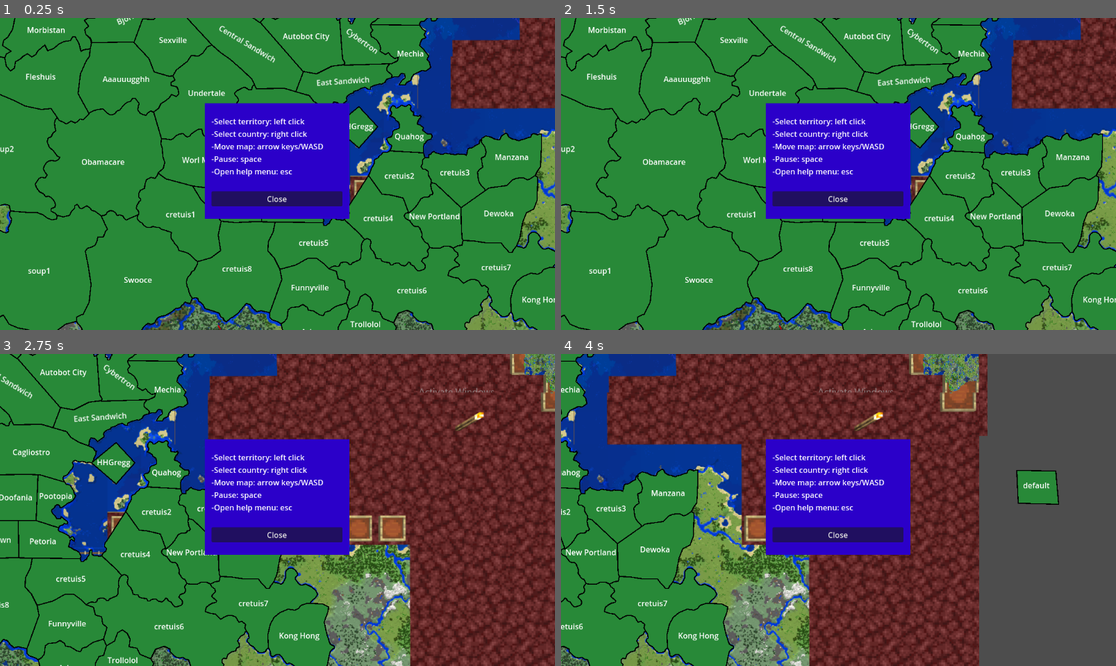
Above: before the commit, frames 1-4 (two rows, left to right).
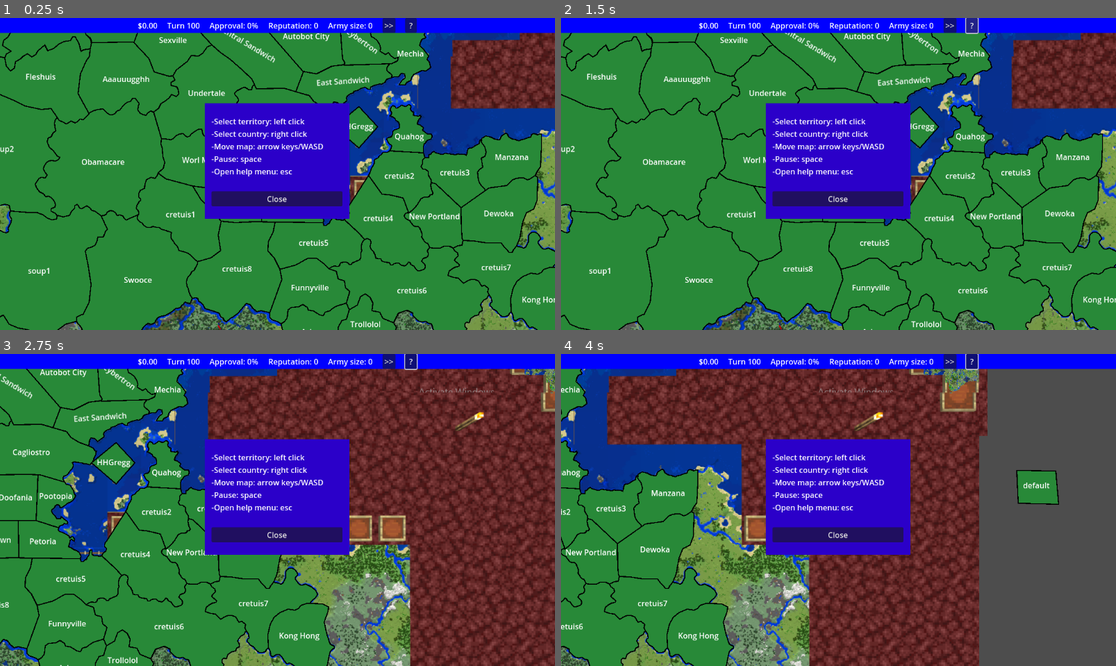
Above: after the commit, the same moments.

Repository: LN-Studios/silly-continent
Game: Godot game, scene res://scenes/root.tscn
The game is run twice, just before and just after one commit, with the same random seed, the same clock (stepped at 60 frames per second) and the same inputs.
Inputs (mouse positions are in pixels of both pictures, inside the frame that each line leads up to):
- Up to frame 1 (0.25 s): no input
- Up to frame 2 (1.5 s): click (949, 24) at 0.5 s, where only the run after the commit has a clickable ">>"; click (971, 24) at 1.25 s, where only the run after the commit has a clickable "?"
- Up to frame 3 (2.75 s): tap Enter at 2 s; move the mouse to (399, 494) at 2.02 s; hold Right (right) from 2.03 s (still down); hold Right mouse button (click-right) from 2.03 s (still down); click (399, 494) at 2.17 s
- Up to frame 4 (4 s): release Right (right) at 2.75 s; release Right mouse button (click-right) at 2.75 s; drag from (727, 525) to (810, 572) at 2.77 s; tap Space (space) at 3.5 s; move the mouse to (894, 441) at 3.52 s; hold Right (right) from 3.53 s (still down); hold Right mouse button (click-right) from 3.53 s (still down); click (894, 441) at 3.67 s

The runs differ from the first frame. In frame 1, 4.9% of the frame differs, in the area x 0-100%, y 0-5%; in frame 2, 4.9%; in frame 3, 4.9%, in the area x 0-100%, y 0-36%; in frame 4, 4.9%.
Error before the commit: Invalid call. Nonexistent function 'set_effects' in base 'Nil'. (res://class/territory.gd:45)
Error after the commit: Invalid assignment of property or key 'color' with value of type 'Color' on a base object of type 'PanelContainer'. (res://menu/menu_country.gd:34)

Commit message:
entity infrastructure cleanup

Diff:
--- a/silly-continent/class/country.gd
+++ b/silly-continent/class/country.gd
@@ -1,18 +1,17 @@
-class_name Country extends Object
+class_name Country extends Entity
 
-
-var data = {
+var country_data = {
 	name = "country",
 	color = Color.WHITE,
-	govt = null,
+	capital_id = 0,
+	govt_id = 0,
 	reputation = 0,
 	approval = 0,
-	capital = null,
-	is_cpu = true,
 	balance = 0,
 	profit = 0,
 	population = 0,
 	army = 0,
+	is_cpu = true,
 }
 
 var mods = {
@@ -26,11 +25,17 @@
 
 const army_pop_scale = 0.2
 
-func _ready():
-	SignalBus.new_turn.connect(_turn)
+func _init(in_data = {}):
+	data.merge(country_data, true)
+	data.merge(in_data, true)
 	mods.approval.set_const("Base", 0.5)
-	if (!get_capital()): set_capital(get_largest_terr())
-	get_govt().set_effects(self)
+	#if (!get_capital()): set_capital(get_largest_terr())
+	#get_govt().set_effects(self)
+	super(Lib.countries)
+
+func connect_entities():
+	data.capital = Lib.get_territ(data.capital_id)
+	data.govt = Lib.get_govt(data.govt_id)
 
 func _turn(turn):
 	compile_terr_tax()
@@ -163,7 +168,7 @@
 	return largest
 
 func is_unclaimed():
-	return get_govt().get_gtName() == "Unclaimed"
+	return get_govt().get_name() == "Unclaimed"
 
 func mod_purge(name: String):
 	for mod in mods:
--- /dev/null
+++ b/silly-continent/class/entity.gd
@@ -0,0 +1,23 @@
+class_name Entity extends Object
+
+var data = {
+	id = 0,
+	name = "blank entity"
+}
+
+func _init(lib_dict: Dictionary):
+	SignalBus.new_turn.connect(_turn)
+	SignalBus.finish_ready.connect(connect_entities)
+	Lib.add_item(self, lib_dict)
+
+func _turn(_turn_number):
+	pass
+
+func connect_entities():
+	pass
+
+func get_id() -> int:
+	return data.id
+
+func get_name() -> String:
+	return data.get("name", "name not found")
--- a/silly-continent/class/govt_type.gd
+++ b/silly-continent/class/govt_type.gd
@@ -1,12 +1,13 @@
-class_name GovtType extends Node
+class_name GovtType extends Entity
 
-var gt_name: String
+var govt_data = {
+	name = "govt type"
+}
 
-func get_gtName():
-	return gt_name
-
-func set_gtName(name):
-	gt_name = name
+func _init(in_data = {}):
+	data.merge(govt_data, true)
+	data.merge(in_data, true)
+	super(Lib.govts)
 
 func set_effects(c: Country):
 	pass
--- a/silly-continent/class/terrain.gd
+++ b/silly-continent/class/terrain.gd
@@ -1,14 +1,13 @@
-class_name Terrain extends Object
+class_name Terrain extends Entity
 
-var data = {
+var terrain_data = {
 	name = "terrain"
 }
 
-func get_name():
-	return data.name
-
-func set_name(name: String):
-	data.name = name
+func _init(in_data = {}):
+	data.merge(terrain_data, true)
+	data.merge(in_data, true)
+	super(Lib.terrains)
 
 func set_effects(_ty: Territory):
 	pass
--- a/silly-continent/class/territory.gd
+++ b/silly-continent/class/territory.gd
@@ -1,6 +1,6 @@
-class_name Territory extends Object
+class_name Territory extends Entity
 
-var popChange: float
+var pop_change: float
 
 const tax_pop_scale = .0003
 const cost_dist_scale = .0001
@@ -10,11 +10,11 @@
 
 var node: TerrainNode
 
-var data = {
-	name = "",
-	population = 99,
-	country = null,
-	terrain = null,
+var territ_data = {
+	name = "territory",
+	population = 0,
+	country_id = 0,
+	terrain_id = 0,
 }
 
 var mods = {
@@ -25,27 +25,34 @@
 func get_size():
 	var size = ""
 	var pop_mod = get_pop_mod()
-	if (get_population() < 250): #0-249
+	if (get_population() < 250):	#0-249
 		size = "Wilderness"
 		pop_mod.set_mod(size, -0.2)
-	elif(get_population() < 1000): #250-999
+	elif(get_population() < 1000):	#250-999
 		size = "Outskirts"
 		pop_mod.set_mod(size, -0.1)
-	elif(get_population() < 10000): #1000-9999
+	elif(get_population() < 10000):	#1000-9999
 		size = "Village"
 		pop_mod.set_mod(size, 0.1)
 	else:
-		size = "City" #10,000+
+		size = "City"				#10,000+
 		pop_mod.set_mod(size, 0.2)
 	return size.to_lower()
 
-func _init():
-	#connect signals
-	SignalBus.new_turn.connect(_turn)
-	data.terrain.set_effects(self)
+func _init(in_data = {}):
+	data.merge(territ_data, true)
+	data.merge(in_data, true)
+	var terr = data.get("terrain")
+	if (terr):
+		terr.set_effects(self)
+	super(Lib.territs)
 
 func _turn(turn):
 	set_population()
+
+func connect_entities():
+	data.country = Lib.get_country(data.country_id)
+	data.terrain = Lib.get_terrain(data.terrain_id)
 
 func get_name() -> String:
 	return data.name
@@ -57,16 +64,16 @@
 	return get_terrain().get_name()
 
 func get_country() -> Country:
-	return data.country
+	return data.get("country", null)
 
 # population modifiers
 func get_pop_mod() -> Modifier:
 	return mods.pop
 
-func get_pop():
-	return data.population
+func get_pop() -> int:
+	return data.get("population", 0)
 
-func get_population():
+func get_population() -> int:
 	return get_pop()
 
 func get_pop_change():
@@ -74,7 +81,7 @@
 
 func set_population():
 	var pop_mod = get_pop_mod()
-	pop_mod.set_const("National economy", get_country().get_profit() * pop_natl_econ_scale)
+	pop_mod.set_const("National economy", get_country().get_profit() * pop_natl_econ_scale if has_country() else 0)
 	pop_mod.set_const("Local economy", get_profit() * pop_local_econ_scale)
 	data.population += pop_mod.compile()
 	if get_population() < 0:
@@ -93,12 +100,11 @@
 	tax_mod.set_const("Population", get_population() * tax_pop_scale)
 	tax_mod.set_const("Distance to capital", -(get_capital_distance() * cost_dist_scale * (get_population() * cost_pop_scale)))
 
-
 func get_position():
 	return node.get_position()
 
 func get_capital_distance():
-	if (get_country().is_unclaimed()): return 0
+	if (!has_country()): return 0
 	return get_position().distance_to(get_country().get_capital().get_position())
 
 func set_country(c):
@@ -107,9 +113,12 @@
 	if (c):
 		c.add_terr(self)
 
+func has_country() -> bool:
+	if (get_country() == null): return false
+	return get_country().is_unclaimed()
 
-func is_capital():
-	if (get_country().is_unclaimed()): return false
+func is_capital() -> bool:
+	if (!has_country()): return false
 	return get_country().get_capital() == self
 
 func mod_purge(effect_name: String):
--- a/silly-continent/global/signal_bus.gd
+++ b/silly-continent/global/signal_bus.gd
@@ -19,6 +19,8 @@
 #game signals
 signal finish_ready()
 signal game_start(country)
+signal pause()
+signal unpause()
 
 #scripted events
 signal spawn_exodus(rate)
--- a/silly-continent/library/lib.gd
+++ b/silly-continent/library/lib.gd
@@ -1,6 +1,37 @@
 class_name Lib extends Object
 
-static var territs = {}
-static var terrains = {}
 static var countries = {}
 static var govts = {}
+static var terrains = {}
+static var territs = {}
+
+static func add_item(item: Entity, dict: Dictionary, overwrite = false):
+	var key = item.data.name
+	if dict.has(key):
+		print("WARNING: %s already in lib" % key)
+		if (!overwrite): return
+	dict[item.get_id()] = item
+
+static func get_item(id: int, dict: Dictionary) -> Entity:
+	var item = dict.get(id, null)
+	if (!item):
+		print("Entity with ID %d not found" % id)
+	return item
+
+static func get_country(id):
+	return get_item(id, countries)
+
+static func get_govt(id):
+	return get_item(id, govts)
+
+static func get_terrain(id):
+	return get_item(id, terrains)
+
+static func get_territ(id):
+	return get_item(id, territs)
+
+static func add_defaults():
+	add_item(Country.new(), countries)
+	add_item(GovtType.new(), govts)
+	add_item(Terrain.new(), terrains)
+	add_item(Territory.new(), territs)
--- a/silly-continent/main/main.gd
+++ b/silly-continent/main/main.gd
@@ -15,6 +15,7 @@
 var tick: = 0
 var day = 1
 var year = 1
+var turn = 0
 var clockTicking = false
 var gameStarted = false
 
@@ -22,9 +23,8 @@
 	SignalBus.game_start.connect(_start)
 	SignalBus.pause.connect(_pause)
 	SignalBus.unpause.connect(_unpause)
-
-	SignalBus.new_turn.emit(day)
-	SignalBus.new_year.emit(year)
+	Lib.add_defaults()
+	#load default file data
 	SignalBus.finish_ready.emit()
 
 func _start(country):
--- a/silly-continent/menu/menu_country.gd
+++ b/silly-continent/menu/menu_country.gd
@@ -33,7 +33,7 @@
 		country = c
 		box.color = c.get_color()
 		nameLabel.text = "\n" + c.get_countryName() + "\n"
-		govtLabel.text = "\n" + c.get_govtType().get_gtName().capitalize()
+		govtLabel.text = "\n" + c.get_govtType().get_name().capitalize()
 		box.set_visible(true)
 		if (c.is_unclaimed()):
 			balanceLabel.set_visible(false)
--- a/silly-continent/project.godot
+++ b/silly-continent/project.godot
@@ -19,6 +19,19 @@
 
 SignalBus="*res://global/signal_bus.gd"
 Terms="*res://global/terms.gd"
+
+[file_customization]
+
+folder_colors={
+"res://class/": "pink",
+"res://countries/": "gray",
+"res://data/": "teal",
+"res://events/": "red",
+"res://global/": "blue",
+"res://menu/": "green",
+"res://scenes/": "purple",
+"res://util/": "orange"
+}
 
 [gui]
 
--- a/silly-continent/scenes/hud.tscn
+++ b/silly-continent/scenes/hud.tscn
@@ -90,13 +90,14 @@
 layout_mode = 2
 text = " ? "
 
-[node name="info boxes" type="PanelContainer" parent="Control/VBoxContainer"]
-layout_mode = 2
-size_flags_vertical = 3
+[node name="info boxes" type="HBoxContainer" parent="Control/VBoxContainer"]
+layout_mode = 2
+size_flags_vertical = 3
+mouse_filter = 2
 
 [node name="right box" type="PanelContainer" parent="Control/VBoxContainer/info boxes"]
 layout_mode = 2
-size_flags_horizontal = 8
+size_flags_horizontal = 0
 
 [node name="terr_box" type="ColorRect" parent="Control/VBoxContainer/info boxes/right box"]
 custom_minimum_size = Vector2(200, 0)
@@ -165,7 +166,7 @@
 
 [node name="left box" type="PanelContainer" parent="Control/VBoxContainer/info boxes"]
 layout_mode = 2
-size_flags_horizontal = 0
+size_flags_horizontal = 10
 size_flags_vertical = 3
 
 [node name="country_box" type="ColorRect" parent="Control/VBoxContainer/info boxes/left box"]
--- a/silly-continent/scenes/root.tscn
+++ b/silly-continent/scenes/root.tscn
@@ -590,7 +590,7 @@
 [node name="shape" type="Polygon2D" parent="map/cagliostro"]
 position = Vector2(359, 312)
 color = Color(0.156863, 0.537255, 0.219608, 1)
-polygon = PackedVector2Array(649, 259, 707, 258, 751, 271, 7 …(91 unchanged characters)… 0, 321, 816, 328, 814, 336, 811, 338, 806, 337, 800, 338, 797, 336, 791, 335, 787, 336, 782, 335, 777, 333, 773, 335, 771, 338, 773, 341, 773, 345, 771, 350 …(541 unchanged characters)…
+polygon = PackedVector2Array(649, 259, 707, 258, 751, 271, 7 …(91 unchanged characters)… 0, 321, 816, 328, 814, 336, 811, 338, 808, 342, 799, 340, 795, 340, 791, 338, 788, 338, 781, 337, 775, 336, 771, 338, 773, 341, 773, 345, 771, 350 …(541 unchanged characters)…
 
 [node name="label" type="Label" parent="map/cagliostro/shape"]
 offset_left = 647.0
@@ -2145,6 +2145,5 @@
 script = ExtResource("16_xvdfb")
 
 [node name="HUD" parent="." instance=ExtResource("17_pfjmn")]
-visible = false
 
 [node name="popup" parent="." instance=ExtResource("29_bs6ov")]
--- a/silly-continent/util/file_util.gd
+++ b/silly-continent/util/file_util.gd
@@ -47,17 +47,18 @@
 func set_save_path(file_name = ""):
 	if (file_name.is_empty()):
 		file_name = default_name
-	save_path = "%s/%s" % [data_path, save_dir_name(file_name)]
+	#save_path = "%s/%s" % [data_path, save_dir_name(file_name)]
 	print("/ save path: %s" % save_path)
 
 func save_dir_exists(create_if_not = false) -> bool:
-	var dirs = get_save_dirs()
-	var dir_name = save_dir_name()
-	var has_dir = dirs.has(dir_name)
-	if (!has_dir && create_if_not):
-		set_save_path(dir_name)
-		create_dir(save_path)
-	return has_dir
+	return false
+	#var dirs = get_save_dirs()
+	#var dir_name = save_dir_name()
+	#var has_dir = dirs.has(dir_name)
+	#if (!has_dir && create_if_not):
+	#	set_save_path(dir_name)
+	#	create_dir(save_path)
+	#return has_dir
 
 func write_config(config: ConfigFile, path: String):
 	var result = config.save(path)
--- a/silly-continent/util/territory_node.gd
+++ b/silly-continent/util/territory_node.gd
@@ -2,10 +2,10 @@
 
 const default_color = Color(0.157, 0.537, 0.22) #288938
 
-@export_group("ui")
-@export var shape: Polygon2D
-@export var label: Label
+@export var territory_id: int
 
+var shape: Polygon2D
+var label: Label
 var border: Line2D
 var mouse_selected = false
 var territory: Territory
@@ -15,20 +15,20 @@
 	label = shape.get_child(0)
 	#add collision area
 	var area = Area2D.new()
-	var collisionShape = CollisionPolygon2D.new()
+	var collision_shape = CollisionPolygon2D.new()
 	add_child(area)
-	area.add_child(collisionShape)
+	area.add_child(collision_shape)
 	area.input_event.connect(_on_input_event)
-	if (collisionShape):
-		collisionShape.polygon = shape.polygon
-		collisionShape.position = shape.position
-
+	if (collision_shape):
+		collision_shape.polygon = shape.polygon
+		collision_shape.position = shape.position
 	border = Line2D.new()
 	shape.add_child(border)
 	border.closed = true
 	border.width = 2.25
 	border.default_color = Color.BLACK
 	border.points = shape.polygon
+	territory = Lib.get_territ(territory_id)
 
 func set_country_color(c):
 	if (c):
Not shown, added: silly-continent/data/default/default.save
